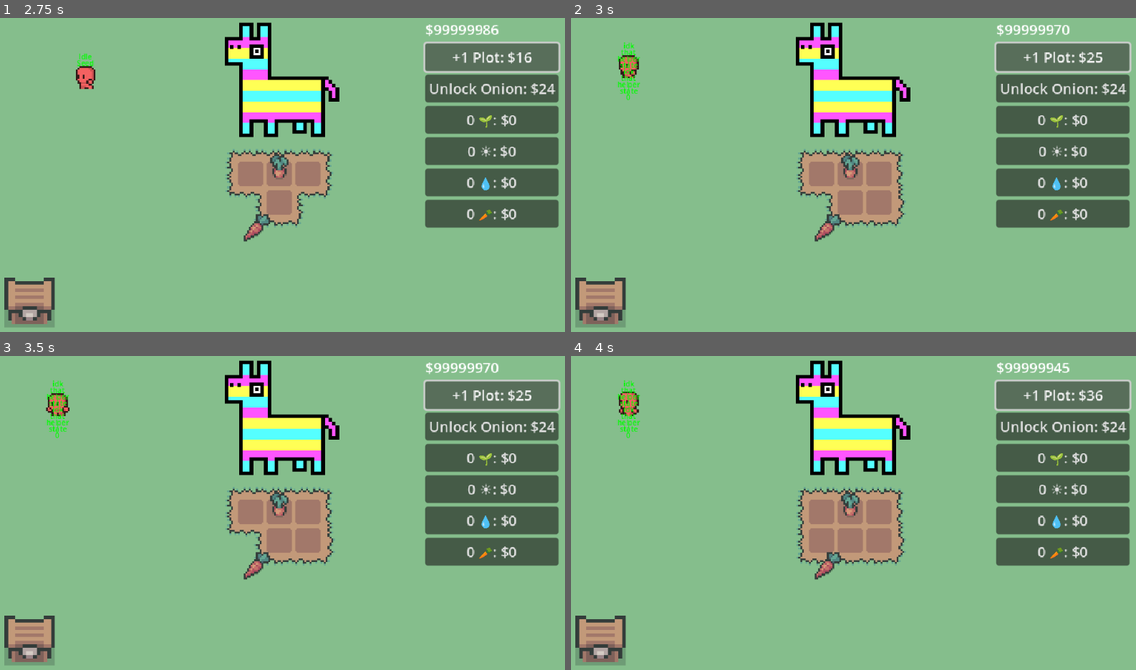
Above: before the commit, frames 1-4 (two rows, left to right).
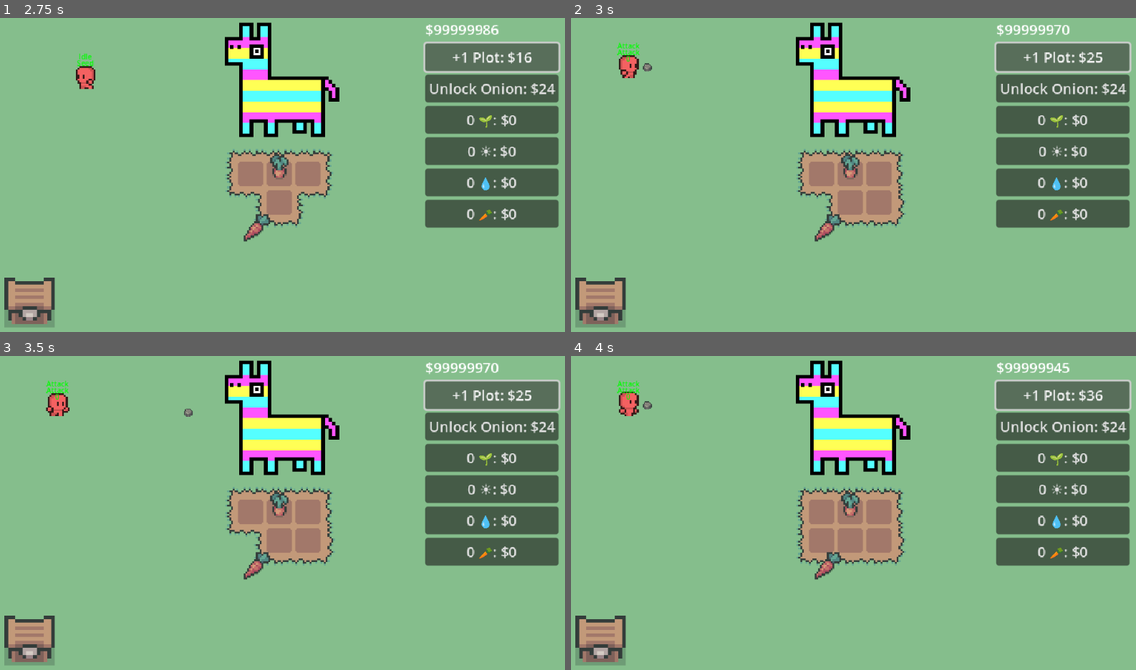
Above: after the commit, the same moments.

Repository: eric-marsh/farminata
Game: Godot game, scene res://scene/scene_switcher.tscn
Same seed, same stepped clock (60 frames per second), same inputs: the game is played once before the commit and once after it. Sound files missing from this copy of the repository are replaced by a short silence.
Inputs:
- Up to frame 1 (2.75 s): click "+1 Plot: $1" at 0.5 s; click "+1 Plot: $4" at 1.25 s; click "+1 Plot: $9" at 2 s
- Up to frame 2 (3 s): click "+1 Plot: $16" at 2.75 s
- Up to frame 3 (3.5 s): no input
- Up to frame 4 (4 s): click "+1 Plot: $25" at 3.5 s

Frame 1 is identical in both runs. In frame 2, 0.4% of the frame differs, in the area x 8-15%, y 7-27%; in frame 3, 0.4%, in the area x 8-35%, y 7-27%; in frame 4, 0.4%.

Commit message:
attack animation

Diff:
--- a/scene/helper/attack_helper.tscn
+++ b/scene/helper/attack_helper.tscn
@@ -2,7 +2,7 @@
 
 [ext_resource type="Script" uid="uid://gux46i3nj3wt" path="res://script/helper/attack_helper.gd" id="1_lee8m"]
 [ext_resource type="Texture2D" uid="uid://cmb0w57uedn7x" path="res://img/helper/walk_sprite_sheet.png" id="2_xcfqp"]
-[ext_resource type="Texture2D" uid="uid://rxlpd65q3trl" path="res://img/slots/symbols/carrot_seed.png" id="3_3txtj"]
+[ext_resource type="Texture2D" uid="uid://dxw5mpl374jcu" path="res://img/slots/symbols/rock.png" id="4_xcfqp"]
 
 [sub_resource type="CircleShape2D" id="CircleShape2D_uu31v"]
 
@@ -217,7 +217,7 @@
 [node name="HeldItem" type="Sprite2D" parent="."]
 visible = false
 position = Vector2(0, 8)
-texture = ExtResource("3_3txtj")
+texture = ExtResource("4_xcfqp")
 
 [node name="StateLabel" type="Label" parent="."]
 offset_left = -13.0
@@ -229,3 +229,9 @@
 label_settings = SubResource("LabelSettings_ewdy1")
 horizontal_alignment = 1
 autowrap_mode = 2
+
+[node name="Throwable" type="Sprite2D" parent="."]
+visible = false
+texture = ExtResource("4_xcfqp")
+
+[node name="AttackTimer" type="Timer" parent="."]
--- a/script/helper/attack_helper.gd
+++ b/script/helper/attack_helper.gd
@@ -6,10 +6,17 @@
 var attack_pos_radius: int = 250
 var is_target_pos_reached: bool = false
 
+# Path2D seems like overkill. Just use the timer and calculate the position based on the attack interval
+
+var attack_interval: float = 1.0
+
 func _ready() -> void:
 	target_pos = get_attack_pos(id_of_type)
 	set_state(Enum.Helper_State.Attack)
 	update_animation()
+
+	$AttackTimer.wait_time = attack_interval
+	$AttackTimer.connect("timeout", attack)
 
 	$AnimatedSprite2D.modulate = Util.get_color_from_helper_type(helper_type).lightened(0.4)
 	if Debug.Helper_Speed > 0:
@@ -20,18 +27,55 @@
 	if !Debug.DEBUG_SHOW_HELPER_STATE:
 		$StateLabel.queue_free()
 
-func _physics_process(_delta: float) -> void:
+func _physics_process(delta: float) -> void:
 	# Go to attack spot
 	if !is_target_pos_reached:
 		var has_reached_target:bool = move_to_target()
 		if has_reached_target:
 			is_target_pos_reached = true
+			start_attacking()
 		return
+	if is_attacking():
+		update_thowable()
 
-	# attack
 	if Debug.DEBUG_SHOW_HELPER_STATE:
 		$StateLabel.text = str(Util.get_helper_state_string(state), "\n", Util.get_helper_type_string(helper_type), " 1" if held_droppable != null else " 0")
 
+func start_attacking() -> void:
+	if !Globals.PiniataNode:
+		return
+
+	start_position = global_position
+	$Throwable.visible = true
+	$AttackTimer.start()
+
+	# change direction to face piniata
+	var direction = (Globals.PiniataNode.global_position - global_position).normalized()
+	var new_dir = Util.get_enum_direction(direction)
+	if new_dir != dir:
+		dir = new_dir
+		update_animation()
+		# TODO: Use idle animation
+
+func is_attacking() -> bool:
+	return !$AttackTimer.is_stopped()
+
+var start_position: Vector2
+func attack() -> void:
+	if !Globals.PiniataNode:
+		return
+	print("HIT")
+
+func update_thowable() -> void:
+	if !Globals.PiniataNode:
+		return
+	var target_position = Globals.PiniataNode.global_position
+	var total_time = $AttackTimer.wait_time
+	var elapsed_time = total_time - $AttackTimer.time_left
+	var t = clamp(elapsed_time / total_time, 0, 1) # Normalize from 0 to 1
+
+	# Interpolate from start to target
+	$Throwable.global_position = start_position.lerp(target_position, t)
 
 var num_attack_helpers = 100
 func get_attack_pos(index: int) -> Vector2:
--- a/script/util.gd
+++ b/script/util.gd
@@ -52,6 +52,8 @@
 			return "Deliver_Item"
 		Enum.Helper_State.Pluck_Crop:
 			return "Pluck_Crop"
+		Enum.Helper_State.Attack:
+			return "Attack"
 		_:
 			return "idk that helper state"
 
@@ -65,6 +67,8 @@
 			return "Sun"
 		Enum.Helper_Type.Pluck:
 			return "Pluck"
+		Enum.Helper_Type.Attack:
+			return "Attack"
 		_:
 			return "idk that helper state"
 
